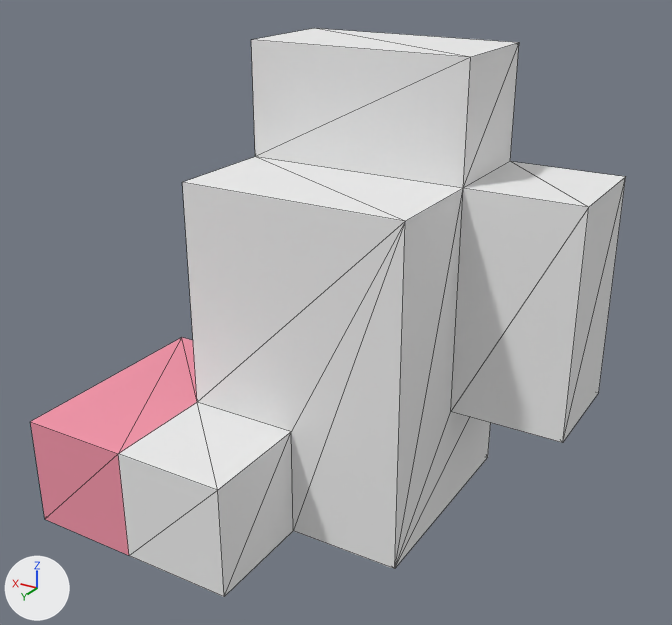
One commit to the OBJ model NaturalSelectionEditor/Assets/SampleSceneAssets/Art/Bunny-Bits/(White)/Bunny-Bit-1-(White).obj: the scene before it, then after it.
The view is the same before and after, from a camera (50 mm lens) standing at (-0.28, 0.661, 1.499) and looking at (0.088, 0.047, 1.192). The lights are fixed; the arrows at lower left show +X, +Y and +Z. Mesh edges are drawn as thin lines. Where no turn or scale is listed for an object, it has been applied to the vertices. Vertices at the same position are counted once.

In view in the first picture: 'Untitled'.
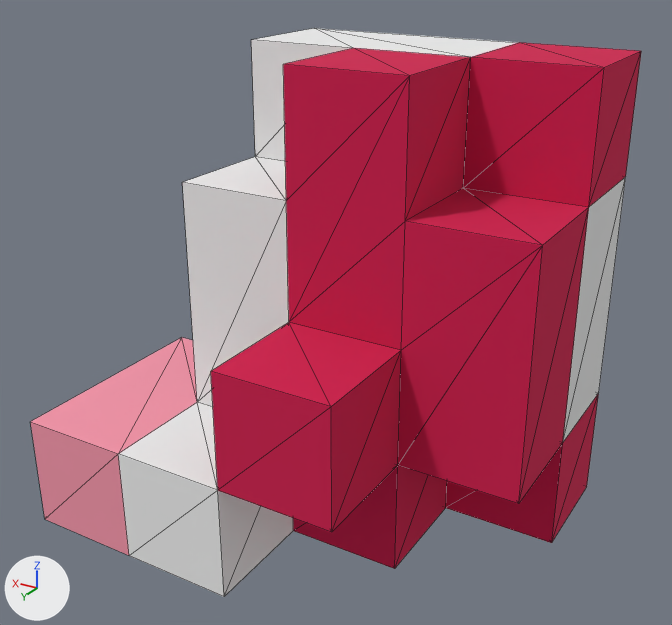
The newer file is also turned or shifted as a whole; pictures and numbers use the older file's frame.

Location of each change, [x1, y1, x2, y2] in pixels of the pictures (672 x 625 px):
'Untitled', reshaped: before [31, 28, 626, 597]; after [31, 28, 641, 597]
part 1 of me_untitled, built on: before [197, 28, 625, 569]; after [197, 28, 641, 569]

The change, as a diff of the scene's bpy script:
```diff
--- a/NaturalSelectionEditor/Assets/SampleSceneAssets/Art/Bunny-Bits/(White)/Bunny-Bit-1-(White).obj.py
+++ b/NaturalSelectionEditor/Assets/SampleSceneAssets/Art/Bunny-Bits/(White)/Bunny-Bit-1-(White).obj.py
@@ me_untitled @@
 # used by ob_untitled; location = (0.0, 0.0, 0.0)
-me_untitled.from_pydata(...)  # 35 vertices, 66 faces; spans x -0.1..0.3, y -0.1..0.2, z 1.0..1.4
+me_untitled.from_pydata(...)  # 54 vertices, 106 faces; spans x -0.1..0.3, y -0.1..0.2, z 1.0..1.4
+# me_untitled part 1
+# 24 faces are deleted
+# 3 vertices are added at (-0.1, 0.0, 1.0), (-0.1, 0.1, 1.1), (0.0, 0.0, 1.0)
+# 10 new vertices lie (-0.1, 0.0, 0.0) away from vertices in x 0.0..0.2, y -0.1..0.2, z 1.0..1.4
+# 6 new vertices lie (0.0, 0.0, 0.1) away from vertices in x 0.0..0.1, y 0.1..0.2, z 1.1..1.3
+# 64 new faces join them
 me_untitled.materials.append(mat_palette)
```
